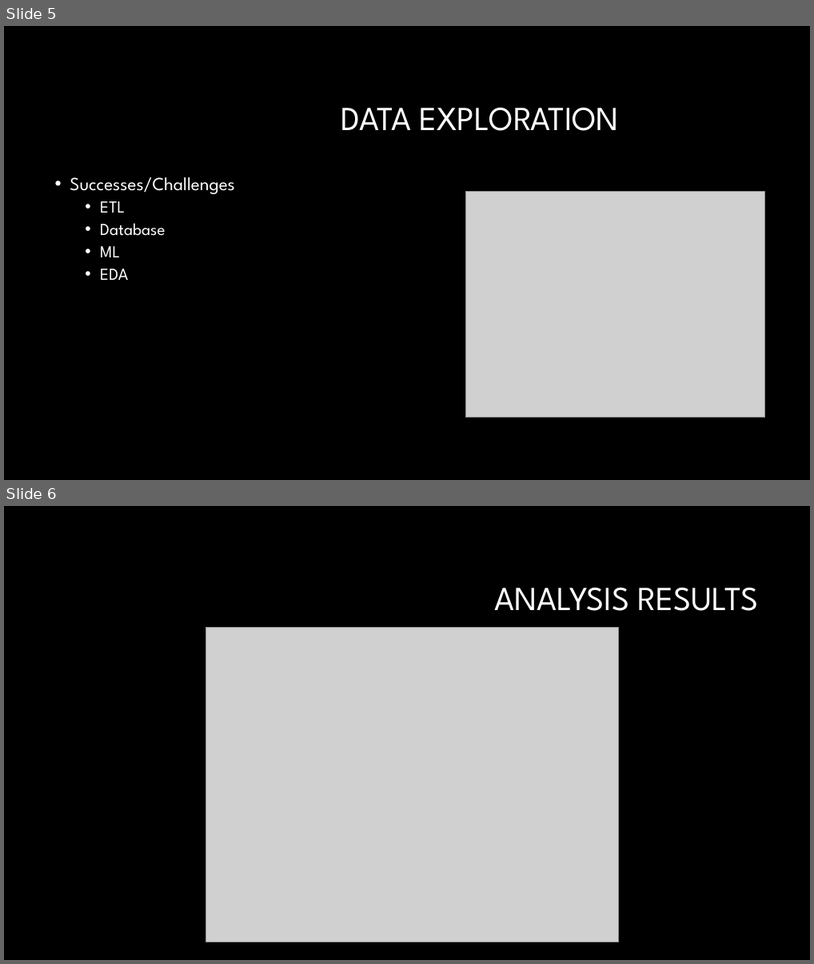
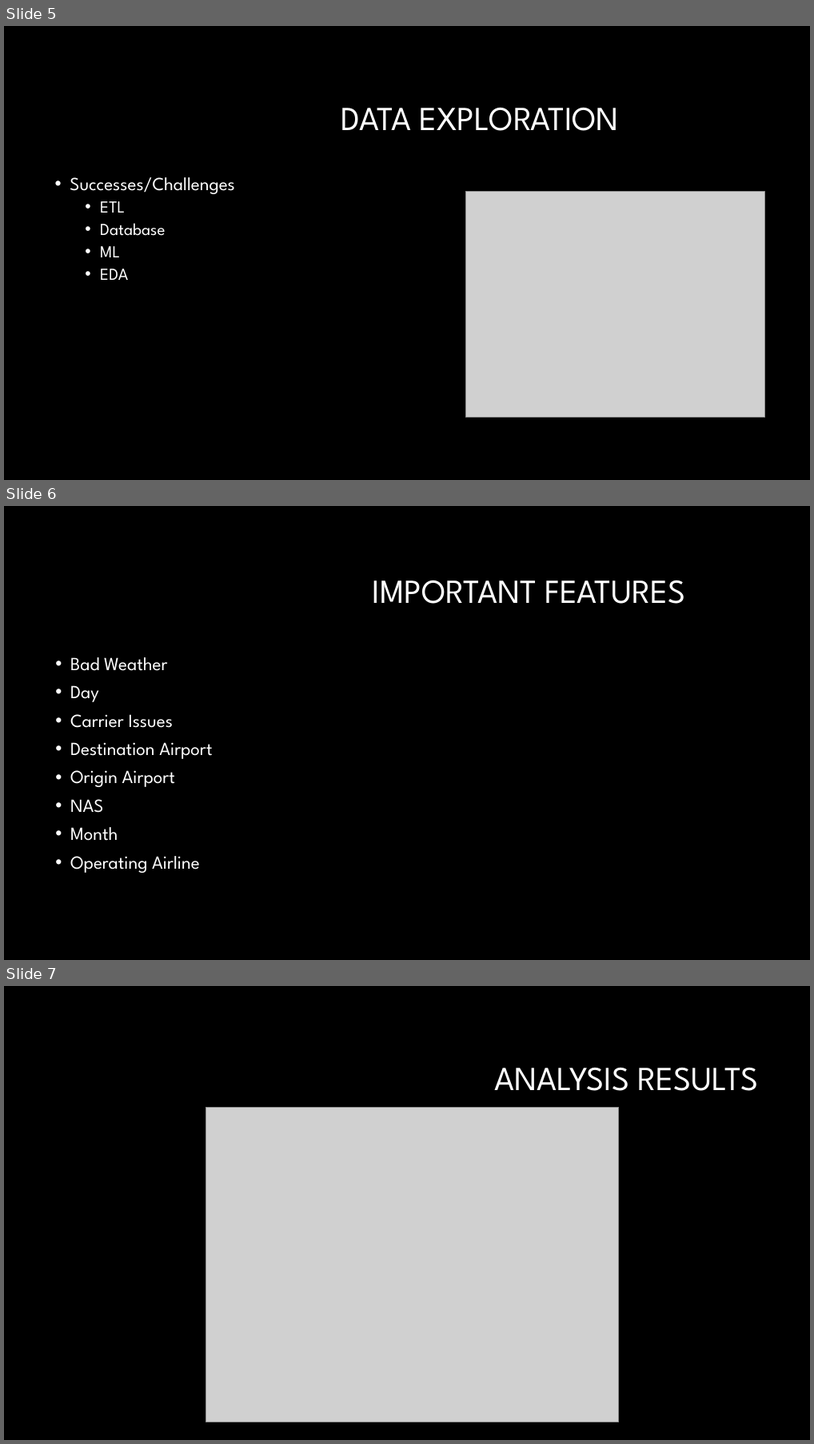
Before and after one commit to Adam-Warrick/Causes_of_Flight_Delays_and_Cancellations, a slide deck: Resources/Flight_Delays_and_Cancellations2.pptx. Shown one above the other, each under a label of ours: slides 5 and 6 before the commit, slides 5, 6 and 7 after it. The pictures are 814x964 and 814x1444 pixels, drawn with LibreOffice and Linux fonts; fonts in the diff are those of the drawing; grey boxes stand for pictures; background and template pictures are left out. Boxes give left, top, right and bottom in pixels: in the first picture for what was removed or moved away, otherwise in the second. Text is boxed around its words. In the diff, an @@ line names an element or a change of style, - is before the commit and + after.

Commit message:
Updated

```diff
--- a/Resources/Flight_Delays_and_Cancellations2.pptx
+++ b/Resources/Flight_Delays_and_Cancellations2.pptx
@@ slide 6 added at box(4, 506, 810, 960), background #000000 @@
@@ title added at box(372, 580, 686, 604), 40 pt, text #FFFFFF @@
+IMPORTANT FEATURES
@@ text added at box(70, 657, 212, 872), 22 pt, text #FFFFFF @@
+• Bad Weather
+• Day
+• Carrier Issues
+• Destination Airport
+• Origin Airport
+• NAS
+• Month
+• Operating Airline
@@ what was slide 6 is now slide 7 @@
```
Also in this commit, not shown: 1 slide changed.
